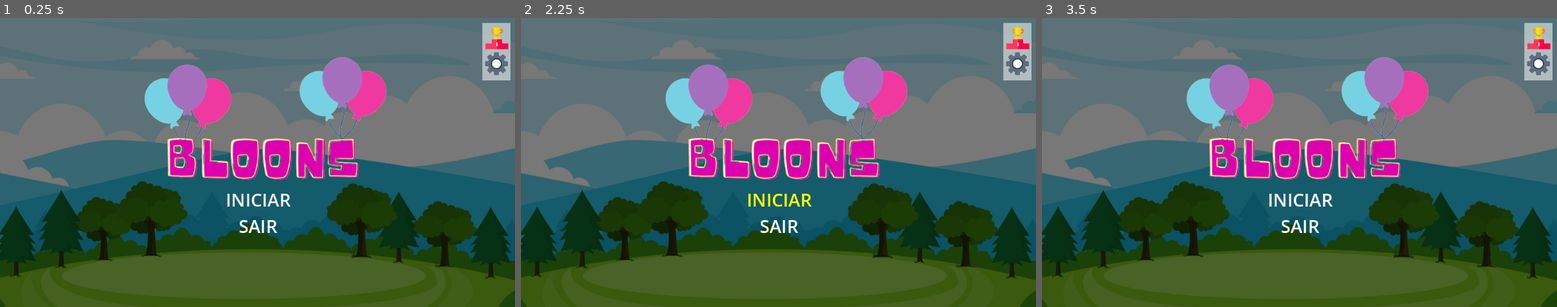
Above: before the commit, frames 1-3 (left to right).
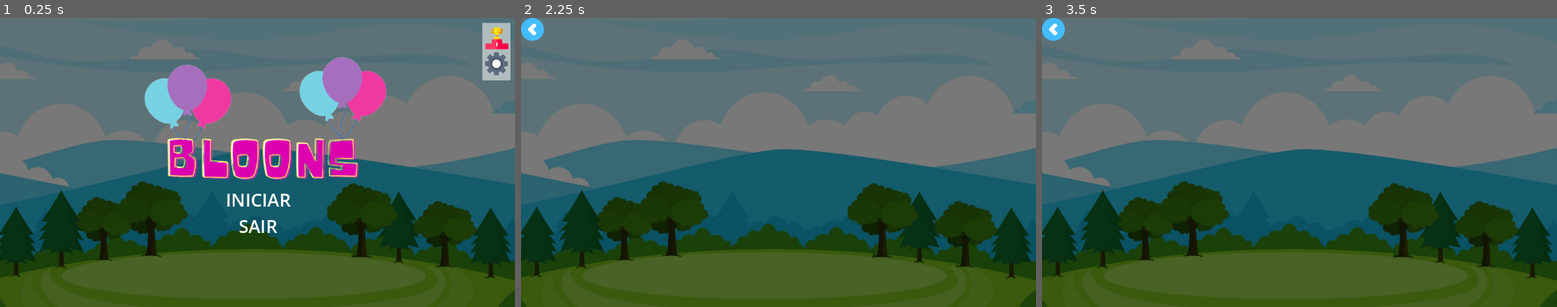
Above: after the commit, the same moments.

Repository: traozin/bloons
Game: Godot game, scene res://scenes/start_screen.tscn
The game is run twice, just before and just after one commit, with the same random seed, the same clock (stepped at 60 frames per second) and the same inputs.
Inputs (mouse positions are in pixels of both pictures, inside the frame that each line leads up to):
- Up to frame 1 (0.25 s): no input
- Up to frame 2 (2.25 s): click "INICIAR" at 0.5 s; click (531, 29) at 1.27 s; click "INICIAR" at 2 s
- Up to frame 3 (3.5 s): click (1536, 38) at 2.77 s

The runs differ from the first frame. In frame 2, 11% of the frame differs, in the area x 0-100%, y 0-90%; in frame 3, 11%.
Error after the commit: Parse Error: Mixed use of tabs and spaces for indentation. (res://scripts/quitBtn.gd:4)

Commit message:
:sparkles: adding transition between screens.

Diff:
--- /dev/null
+++ b/scenes/ranking_screen.tscn
@@ -0,0 +1,36 @@
+[gd_scene load_steps=4 format=3 uid="uid://dtcxtavta8i1p"]
+
+[ext_resource type="Texture2D" uid="uid://d11kvc0k3ue0f" path="res://resources/images/bg-image.jpg" id="1_0343m"]
+[ext_resource type="Texture2D" uid="uid://ddild180oi0ws" path="res://resources/icons/back.png" id="2_77pji"]
+[ext_resource type="Script" path="res://scripts/backBtn.gd" id="3_0cp3i"]
+
+[node name="Ranking" type="Control"]
+layout_mode = 3
+anchors_preset = 15
+anchor_right = 1.0
+anchor_bottom = 1.0
+grow_horizontal = 2
+grow_vertical = 2
+
+[node name="background" type="Sprite2D" parent="."]
+position = Vector2(564, 383)
+scale = Vector2(0.634375, 0.634375)
+texture = ExtResource("1_0343m")
+metadata/_edit_lock_ = true
+
+[node name="esmaecer" type="ColorRect" parent="."]
+layout_mode = 0
+offset_left = -249.0
+offset_top = -95.0
+offset_right = 1467.0
+offset_bottom = 875.0
+color = Color(0, 0, 0, 0.529412)
+metadata/_edit_lock_ = true
+
+[node name="backBtn" type="TextureButton" parent="."]
+offset_right = 40.0
+offset_bottom = 40.0
+scale = Vector2(0.1, 0.1)
+mouse_default_cursor_shape = 2
+texture_normal = ExtResource("2_77pji")
+script = ExtResource("3_0cp3i")
--- /dev/null
+++ b/scenes/select_stage.tscn
@@ -0,0 +1,37 @@
+[gd_scene load_steps=5 format=3 uid="uid://7d4630fdxjqf"]
+
+[ext_resource type="Script" path="res://scripts/select_stage.gd" id="1_aiig3"]
+[ext_resource type="Texture2D" uid="uid://d11kvc0k3ue0f" path="res://resources/images/bg-image.jpg" id="1_yjufh"]
+[ext_resource type="Texture2D" uid="uid://ddild180oi0ws" path="res://resources/icons/back.png" id="2_f4n04"]
+[ext_resource type="Script" path="res://scripts/backBtn.gd" id="3_i60w1"]
+
+[node name="SelectStage" type="Control"]
+layout_mode = 3
+anchors_preset = 15
+anchor_right = 1.0
+anchor_bottom = 1.0
+grow_horizontal = 2
+grow_vertical = 2
+script = ExtResource("1_aiig3")
+
+[node name="background" type="Sprite2D" parent="."]
+position = Vector2(564, 383)
+scale = Vector2(0.634375, 0.634375)
+texture = ExtResource("1_yjufh")
+metadata/_edit_lock_ = true
+
+[node name="esmaecer" type="ColorRect" parent="."]
+offset_left = -249.0
+offset_top = -95.0
+offset_right = 1467.0
+offset_bottom = 875.0
+color = Color(0, 0, 0, 0.529412)
+metadata/_edit_lock_ = true
+
+[node name="backBtn" type="TextureButton" parent="."]
+offset_right = 40.0
+offset_bottom = 40.0
+scale = Vector2(0.1, 0.1)
+mouse_default_cursor_shape = 2
+texture_normal = ExtResource("2_f4n04")
+script = ExtResource("3_i60w1")
--- /dev/null
+++ b/scenes/settings_screen.tscn
@@ -0,0 +1,37 @@
+[gd_scene load_steps=4 format=3 uid="uid://bdaei1kuwwbu3"]
+
+[ext_resource type="Texture2D" uid="uid://d11kvc0k3ue0f" path="res://resources/images/bg-image.jpg" id="1_pxtfe"]
+[ext_resource type="Texture2D" uid="uid://ddild180oi0ws" path="res://resources/icons/back.png" id="2_gmbx5"]
+[ext_resource type="Script" path="res://scripts/backBtn.gd" id="3_5x0sc"]
+
+[node name="SettingsScreen" type="Node2D"]
+
+[node name="background" type="Sprite2D" parent="."]
+position = Vector2(564, 383)
+scale = Vector2(0.634375, 0.634375)
+texture = ExtResource("1_pxtfe")
+metadata/_edit_lock_ = true
+
+[node name="esmaecer" type="ColorRect" parent="."]
+offset_left = -249.0
+offset_top = -95.0
+offset_right = 1467.0
+offset_bottom = 875.0
+color = Color(0, 0, 0, 0.529412)
+metadata/_edit_lock_ = true
+
+[node name="esmaecer_options" type="ColorRect" parent="."]
+offset_left = 159.0
+offset_top = 182.0
+offset_right = 981.0
+offset_bottom = 643.0
+size_flags_horizontal = 8
+color = Color(1, 1, 1, 0.529412)
+
+[node name="backBtn" type="TextureButton" parent="."]
+offset_right = 40.0
+offset_bottom = 40.0
+scale = Vector2(0.1, 0.1)
+mouse_default_cursor_shape = 2
+texture_normal = ExtResource("2_gmbx5")
+script = ExtResource("3_5x0sc")
--- /dev/null
+++ b/scenes/stage_screen.gd
@@ -0,0 +1,34 @@
+extends Node2D
+
+var _stage_num = 0;
+var _allowed_keys = [];
+var _current_baloons = [];
+
+var _hits = 0;
+var _lifes = 5;
+
+func _ready():
+	pass
+
+func _process(delta):
+	pass
+
+func _input(event):
+	if !(event is InputEventKey) or !event.is_pressed():
+		return;
+	var letter = event.as_text();
+	print(letter)
+	if !_allowed_keys.has(letter) && !_current_baloons.has(letter):
+		_handle_error(letter);
+		return;
+	_handle_hit(letter);
+
+func _handle_hit(pressed_key):
+	_hits = _hits + 1;
+	pass;
+func _handle_error(pressed_key):
+	_lifes = _lifes - 1;
+	pass
+
+func _define_allowed_key():
+	pass
--- /dev/null
+++ b/scenes/stage_screen.tscn
@@ -0,0 +1,21 @@
+[gd_scene load_steps=3 format=3 uid="uid://bpt6vckatysd3"]
+
+[ext_resource type="Script" path="res://scenes/stage_screen.gd" id="1_3mfxy"]
+[ext_resource type="Texture2D" uid="uid://d11kvc0k3ue0f" path="res://resources/images/bg-image.jpg" id="2_rsc4x"]
+
+[node name="stageScreen" type="Node2D"]
+script = ExtResource("1_3mfxy")
+
+[node name="background" type="Sprite2D" parent="."]
+position = Vector2(564, 383)
+scale = Vector2(0.634375, 0.634375)
+texture = ExtResource("2_rsc4x")
+metadata/_edit_lock_ = true
+
+[node name="esmaecer" type="ColorRect" parent="."]
+offset_left = -249.0
+offset_top = -95.0
+offset_right = 1467.0
+offset_bottom = 875.0
+color = Color(0.258824, 0.258824, 0.258824, 0.529412)
+metadata/_edit_lock_ = true
--- /dev/null
+++ b/scenes/startBtn.gd
@@ -0,0 +1,11 @@
+extends Button
+
+
+# Called when the node enters the scene tree for the first time.
+func _ready():
+	pass # Replace with function body.
+
+
+# Called every frame. 'delta' is the elapsed time since the previous frame.
+func _process(delta):
+	pass
--- a/scenes/start_screen.tscn
+++ b/scenes/start_screen.tscn
@@ -1,10 +1,14 @@
-[gd_scene load_steps=11 format=3 uid="uid://dar6xqgpny8wl"]
+[gd_scene load_steps=15 format=3 uid="uid://dar6xqgpny8wl"]
 
 [ext_resource type="Script" path="res://scripts/start_screen.gd" id="1_g7wcu"]
 [ext_resource type="Texture2D" uid="uid://d11kvc0k3ue0f" path="res://resources/images/bg-image.jpg" id="2_5wu6p"]
+[ext_resource type="Script" path="res://scripts/startBtn.gd" id="3_3lnaj"]
 [ext_resource type="Texture2D" uid="uid://bigm5qbjkqp08" path="res://resources/images/logo.png" id="3_d1skc"]
 [ext_resource type="Texture2D" uid="uid://ykjkrflqustc" path="res://resources/icons/award.png" id="3_lrsvx"]
+[ext_resource type="Script" path="res://scripts/quitBtn.gd" id="4_kuvpy"]
 [ext_resource type="Texture2D" uid="uid://p3dhjsqa144o" path="res://resources/icons/settings.png" id="4_u7g1b"]
+[ext_resource type="Script" path="res://scripts/awardBtn.gd" id="6_chdmv"]
+[ext_resource type="Script" path="res://scripts/settingBtn.gd" id="8_42qkn"]
 
 [sub_resource type="Theme" id="Theme_7b0gu"]
 Button/colors/font_color = Color(0.875, 0.875, 0.875, 1)
@@ -51,7 +55,7 @@
 color = Color(0, 0, 0, 0.529412)
 metadata/_edit_lock_ = true
 
-[node name="esmaecer2" type="ColorRect" parent="."]
+[node name="esmaecer_options" type="ColorRect" parent="."]
 layout_mode = 0
 offset_left = 1078.0
 offset_top = 11.0
@@ -91,6 +95,7 @@
 
 [node name="startBtn" type="Button" parent="control"]
 layout_mode = 2
+mouse_default_cursor_shape = 2
 theme = SubResource("Theme_7b0gu")
 theme_override_colors/font_color = Color(1, 1, 1, 1)
 theme_override_colors/font_pressed_color = Color(1, 0.278431, 0, 1)
@@ -102,9 +107,11 @@
 theme_override_styles/focus = SubResource("StyleBoxFlat_yumk6")
 text = "INICIAR
 "
+script = ExtResource("3_3lnaj")
 
 [node name="quitBtn" type="Button" parent="control"]
 layout_mode = 2
+mouse_default_cursor_shape = 2
 theme = SubResource("Theme_7b0gu")
 theme_override_colors/font_color = Color(1, 1, 1, 1)
 theme_override_colors/font_pressed_color = Color(1, 0.278431, 0, 1)
@@ -115,22 +122,29 @@
 theme_override_styles/pressed = SubResource("StyleBoxFlat_kedi2")
 theme_override_styles/focus = SubResource("StyleBoxFlat_yumk6")
 text = "SAIR"
+script = ExtResource("4_kuvpy")
 
 [node name="awardBtn" type="TextureButton" parent="."]
+layout_mode = 0
 offset_left = 1085.0
 offset_top = 20.0
 offset_right = 1597.0
 offset_bottom = 532.0
 scale = Vector2(0.1, 0.1)
+mouse_default_cursor_shape = 2
 texture_normal = ExtResource("3_lrsvx")
+script = ExtResource("6_chdmv")
 
 [node name="settingBtn" type="TextureButton" parent="."]
+layout_mode = 0
 offset_left = 1084.0
 offset_top = 77.0
 offset_right = 1596.0
 offset_bottom = 589.0
 scale = Vector2(0.1, 0.1)
+mouse_default_cursor_shape = 2
 texture_normal = ExtResource("4_u7g1b")
+script = ExtResource("8_42qkn")
 
 [node name="logo" type="Sprite2D" parent="."]
 position = Vector2(593, 237)
--- /dev/null
+++ b/scripts/awardBtn.gd
@@ -0,0 +1,4 @@
+extends TextureButton
+
+func _pressed():
+		get_tree().change_scene_to_file("res://scenes/ranking_screen.tscn")
--- /dev/null
+++ b/scripts/backBtn.gd
@@ -0,0 +1,4 @@
+extends TextureButton
+
+func _pressed():
+		get_tree().change_scene_to_file("res://scenes/start_screen.tscn")
--- /dev/null
+++ b/scripts/quitBtn.gd
@@ -0,0 +1,5 @@
+extends Button
+
+
+func _pressed():
+	 get_tree().quit()
--- /dev/null
+++ b/scripts/select_stage.gd
@@ -0,0 +1,4 @@
+extends Control
+
+
+func _ready():
--- /dev/null
+++ b/scripts/settingBtn.gd
@@ -0,0 +1,4 @@
+extends TextureButton
+
+func _pressed():
+		get_tree().change_scene_to_file("res://scenes/settings_screen.tscn")
--- /dev/null
+++ b/scripts/startBtn.gd
@@ -0,0 +1,4 @@
+extends Button
+
+func _pressed():
+	get_tree().change_scene_to_file("res://scenes/select_stage.tscn")
--- a/scripts/start_screen.gd
+++ b/scripts/start_screen.gd
@@ -1,4 +1 @@
 extends Control
-
-func _ready():
-	$control/startBtn.grab_focus()
Binary file added: resources/icons/back.png
Not shown, added: resources/icons/back.png.import
Not shown, added: resources/icons/heart.png.import
Not shown, added: resources/icons/outline-heart.png.import
